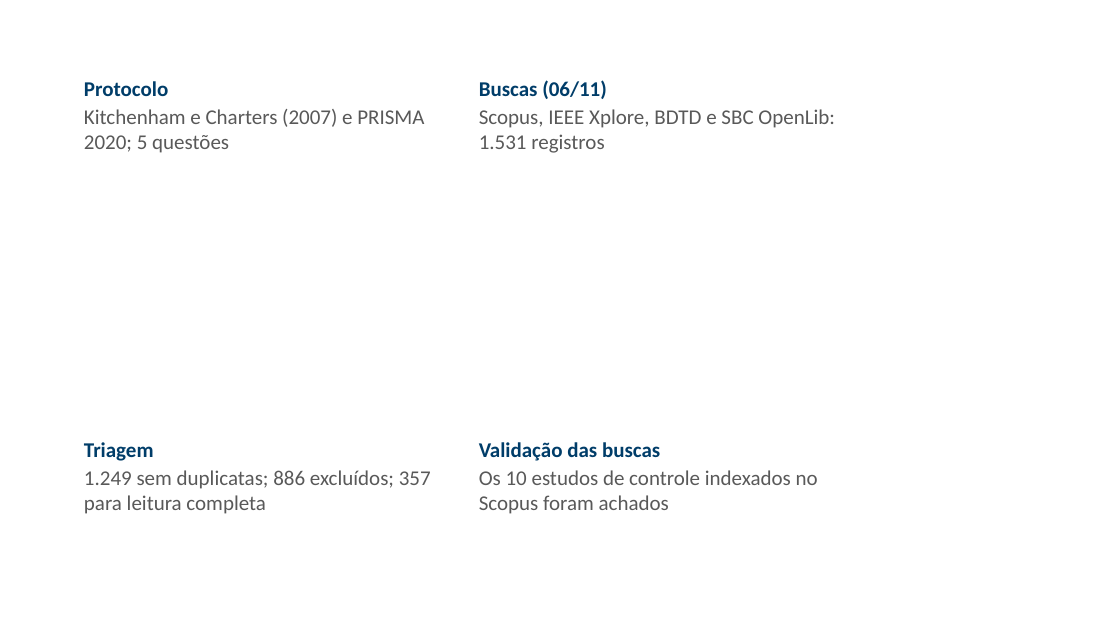
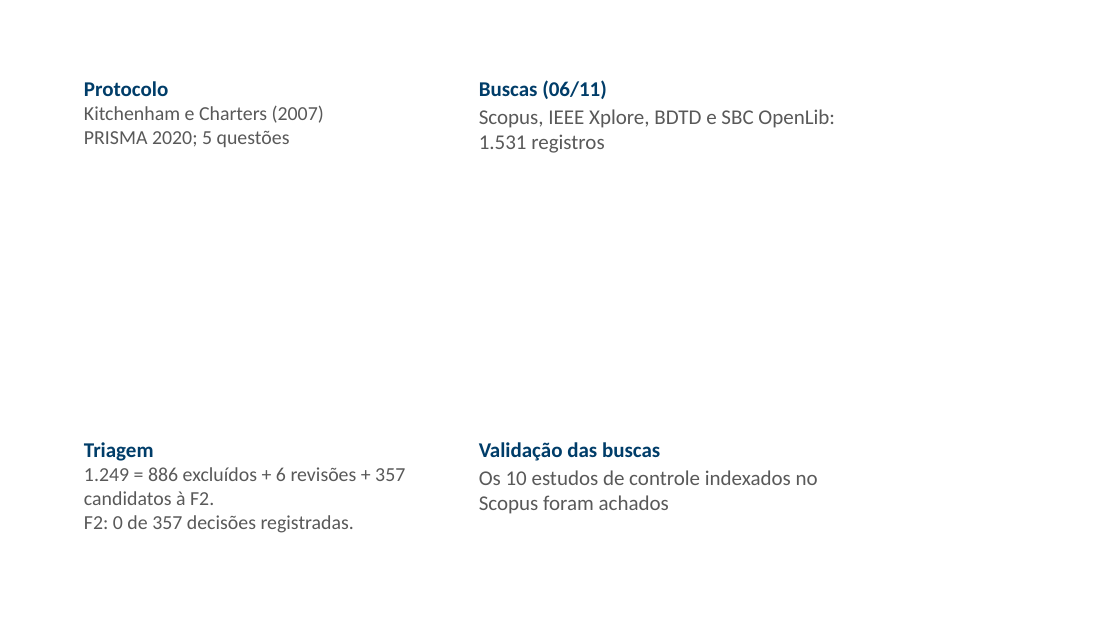
Before and after one commit to ClaudioAMF1/TCC, a slide deck: slide 12 of tcc/apresentacao/simulacao-defesa-rascunho.pptx. Drawn at 1120x630 pixels with LibreOffice and Linux fonts; fonts in the diff are those of the drawing; background and template pictures are left out. Boxes give left, top, right and bottom in pixels: in the first picture for what was removed or moved away, otherwise in the second. Text is boxed around its words. In the diff, an @@ line names an element or a change of style, - is before the commit and + after.

Commit message:
Completa preparação do reteste e revisa projeto do Capstone I
Inclui recursos necessários, matriz documental da LGPD e amostra cega de 125 registros para o reteste.
Revisa fundamentação, referências, plano de análise, formatação, slides e roteiro.
Preserva as decisões originais e registra a F2 e a validação pessoal como pendentes.

```diff
--- a/tcc/apresentacao/simulacao-defesa-rascunho.pptx
+++ b/tcc/apresentacao/simulacao-defesa-rascunho.pptx
@@ text at (84,105,324,147): text changed; size 18 to 17 pt @@
-Kitchenham e Charters (2007) e PRISMA 2020; 5 questões
+Kitchenham e Charters (2007)
+PRISMA 2020; 5 questões
@@ text at (84,467,405,533): text changed; size 18 to 17 pt @@
-1.249 sem duplicatas; 886 excluídos; 357 para leitura completa
+1.249 = 886 excluídos + 6 revisões + 357 candidatos à F2.
+F2: 0 de 357 decisões registradas.
```
Also in this commit, not shown: 9 other slides changed, 3 slides added, 3 slides removed, 15 other files.
